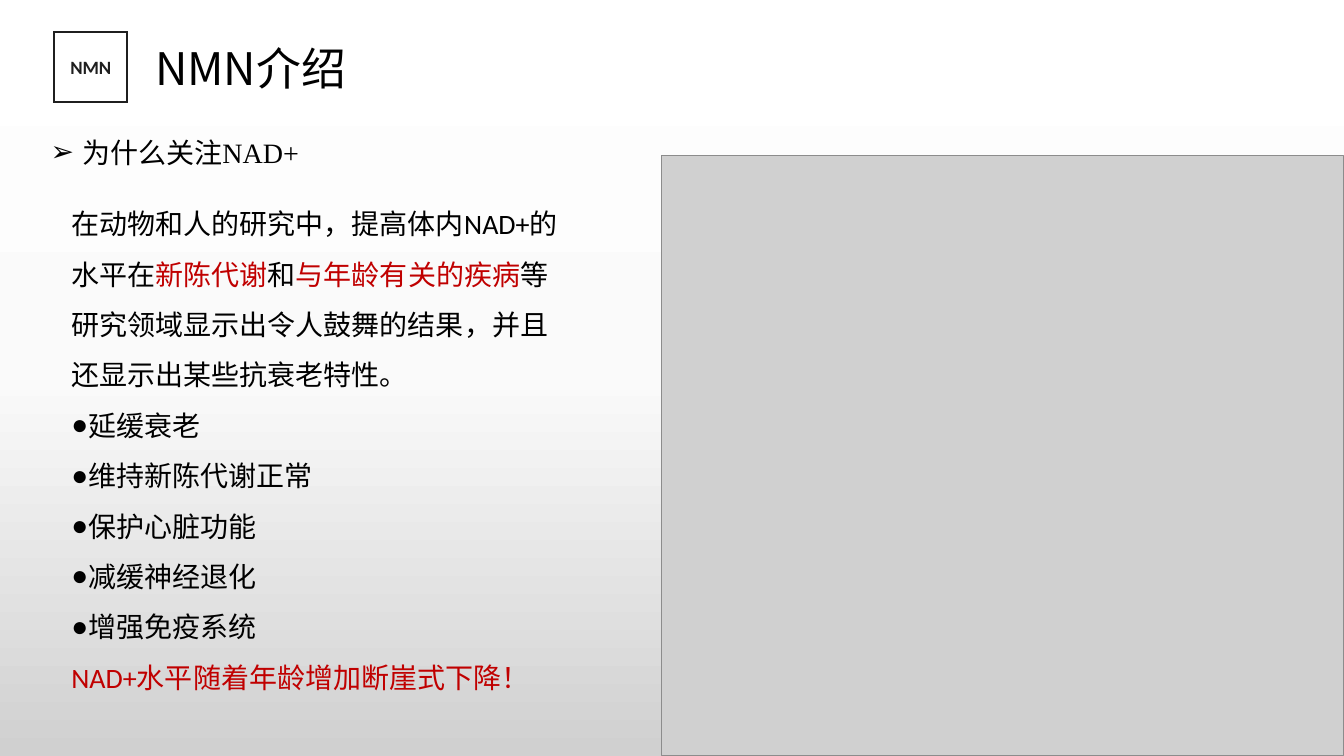
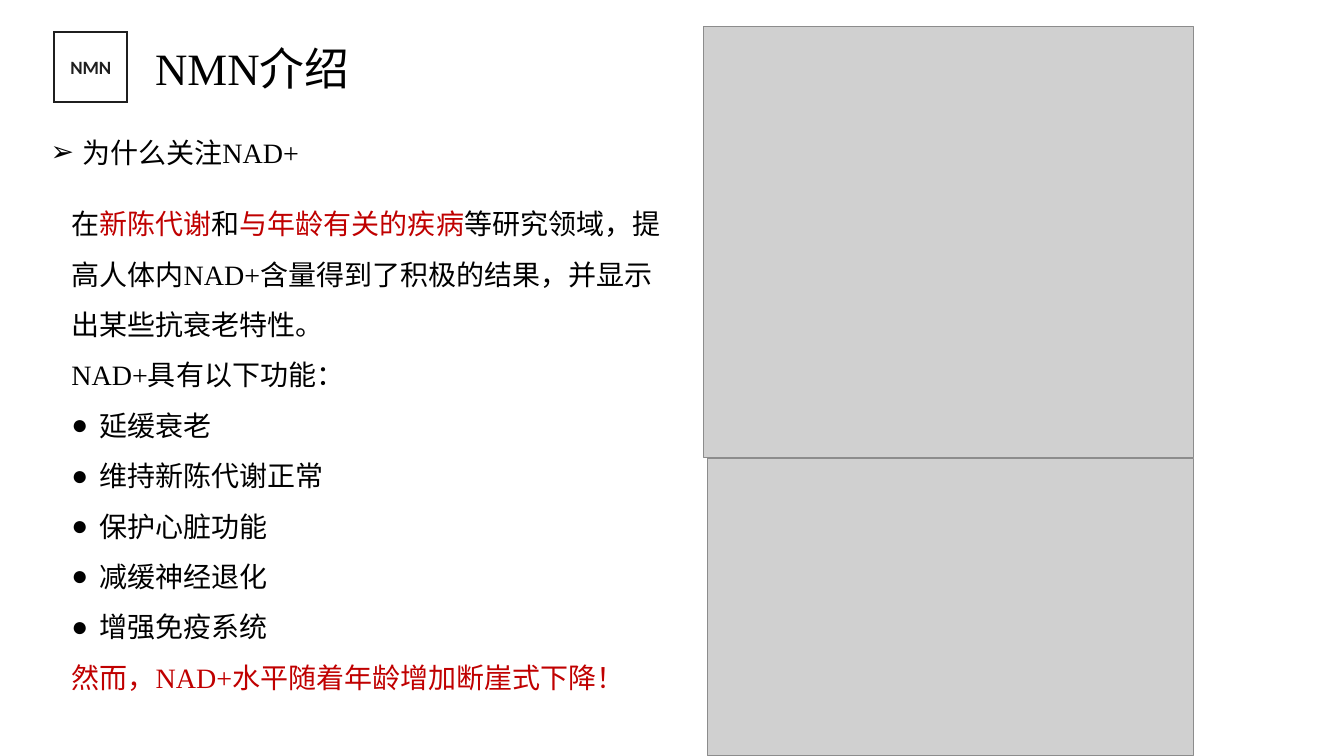
Before and after one commit to JuXue54/blockchain, a slide deck: slide 6 of temp/NMN商业计划书2.pptx. Drawn at 1344x756 pixels with LibreOffice and Linux fonts; fonts in the diff are those of the drawing; grey boxes stand for pictures; background and template pictures are left out. Boxes give left, top, right and bottom in pixels: in the first picture for what was removed or moved away, otherwise in the second. Text is boxed around its words. In the diff, an @@ line names an element or a change of style, - is before the commit and + after.

```diff
--- a/temp/NMN商业计划书2.pptx
+++ b/temp/NMN商业计划书2.pptx
@@ background gradient #FFFFFF to #FBFBFB to #D1D1D1 to #FFFFFF @@
@@ picture: place and size @@
-picture at box(661, 156, 1344, 756)
+picture at box(704, 27, 1194, 459)
@@ text "NMN介绍" at box(155, 51, 349, 89): font Noto Sans CJK SC to Times New Roman @@
@@ text at box(71, 210, 660, 388): text changed; font Calibri to Times New Roman @@
-在动物和人的研究中，提高体内NAD+的水平在新陈代谢和与年龄有关的疾病等研究领域显示出令人鼓舞的结果，并且还显示出某些抗衰老特性。
+在新陈代谢和与年龄有关的疾病等研究领域，提高人体内NAD+含量得到了积极的结果，并显示出某些抗衰老特性。
+NAD+具有以下功能：
@@ text at box(99, 412, 323, 640): font Calibri to Times New Roman in "延缓衰老", "维持新陈代谢正常", "保护心脏功能", "减缓神经退化" and 1 more places; indent changed @@
@@ picture added at box(708, 459, 1194, 756) @@
@@ text at box(71, 664, 624, 691): text changed; font Calibri to Times New Roman @@
-NAD+水平随着年龄增加断崖式下降！
+然而，NAD+水平随着年龄增加断崖式下降！
```
Also in this commit, not shown: 23 other slides changed, 2 slides added, 2 slides removed.
